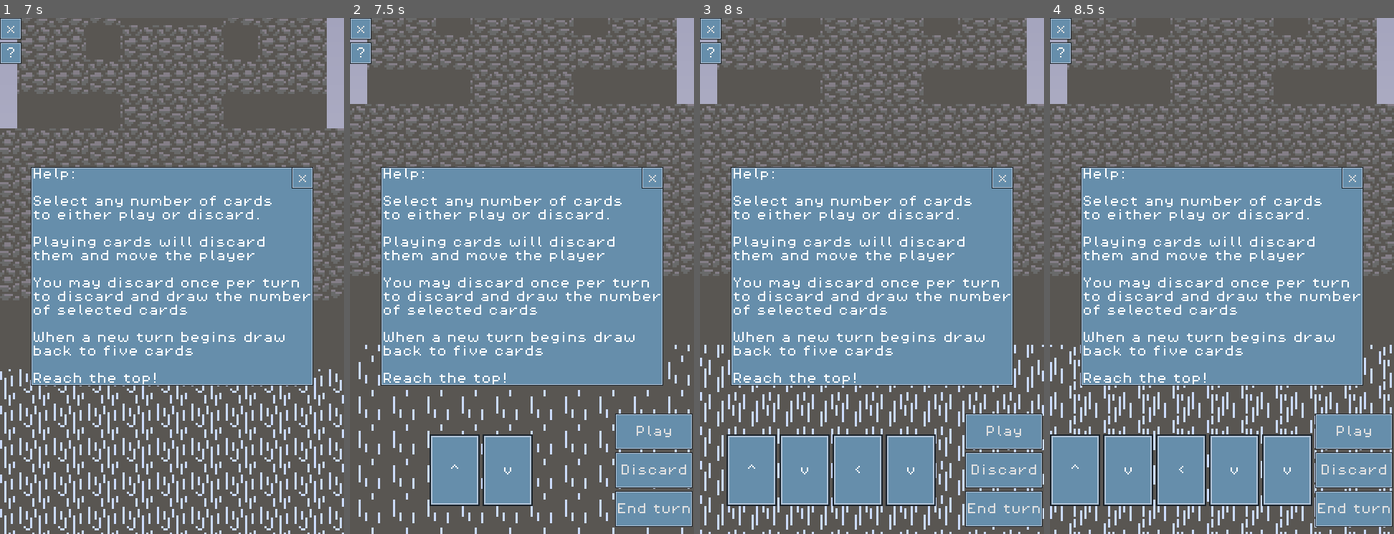
Above: before the commit, frames 1-4 (left to right).
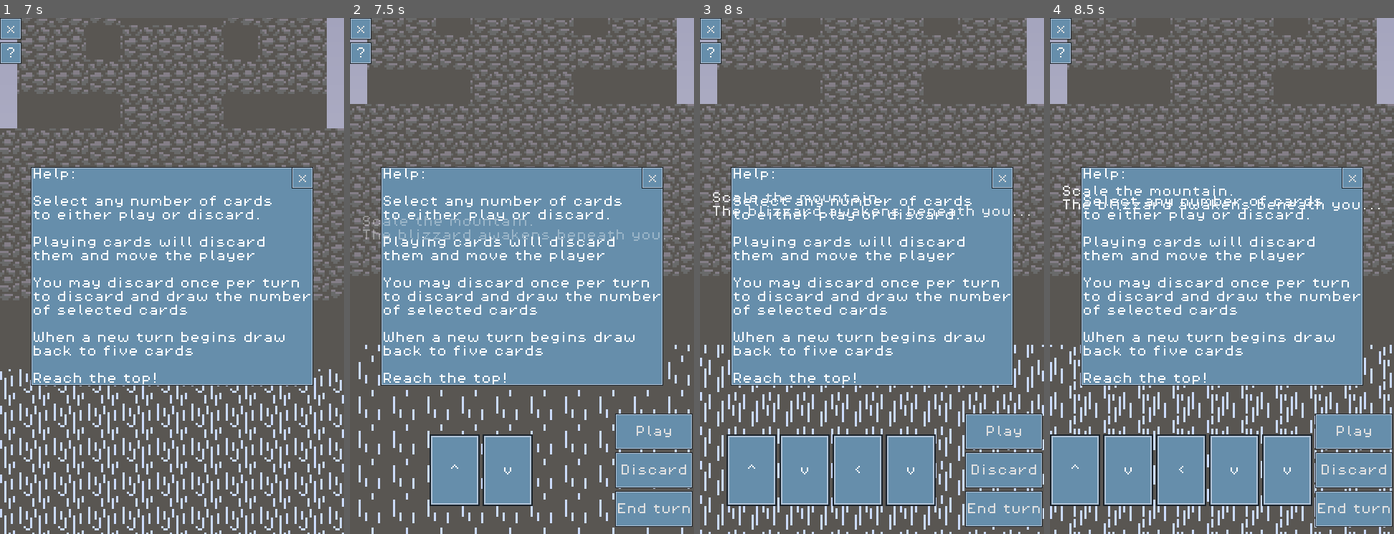
Above: after the commit, the same moments.

Repository: cbouwense/Scale-the-Summit
Game: Godot game, scene res://scenes/main_menu.tscn
Two runs of this game, one before a commit and one after it. Both use one fixed random seed, a clock stepped at 60 frames per second and the inputs below.
Inputs:
- Up to frame 1 (7 s): click "PLAY" at 0.5 s; click "?" at 1.25 s; click "?" at 2 s; click "?" at 2.75 s
- Up to frame 2 (7.5 s): click "Discard" at 7.25 s
- Up to frame 3 (8 s): no input
- Up to frame 4 (8.5 s): click "End turn" at 8 s

Frame 1 is identical in both runs. In frame 2, 0.6% of the frame differs, in the area x 3-96%, y 38-44%; in frame 3, 0.6%; in frame 4, 0.6%.

Commit message:
added more hands and notifications

Diff:
--- a/globals.gd
+++ b/globals.gd
@@ -18,5 +18,5 @@
 static var selected_cards = []
 @export var _selected_cards = selected_cards
 
-static var level = 1
+static var level = 0
 @export var _level = level
--- a/scenes/game.tscn
+++ b/scenes/game.tscn
@@ -234,6 +234,7 @@
 lava_layer_path = NodePath("../Layer0/LavaLayer")
 avalanche_path = NodePath("../Avalanche")
 wind_path = NodePath("../Wind")
+selected_card_count = null
 
 [node name="MarginContainer" type="MarginContainer" parent="CardManager"]
 anchors_preset = 15
--- a/scripts/card_manager.gd
+++ b/scripts/card_manager.gd
@@ -100,7 +100,9 @@
 
 func check_for_hand(hand):
 	# draw 1 for pair
-	# draw 2 for three of a kind
+	# draw 2 for two pair
+	# draw 3 for three of a kind
+	# draw 4 for four of a kind
 	# draw 5 for full house
 	var counts = {}
 
@@ -112,10 +114,10 @@
 		else:
 			counts[action] = 1
 
+	var has_four_of_a_kind = false
 	var has_three_of_a_kind = false
 	var has_pair = false
 	var pairs = 0
-
 
 	# Check for three of a kind and pair
 	for key in counts:
@@ -131,9 +133,21 @@
 		display_notification("FULL HOUSE!\n+5 Draw")
 		draws = 5
 		await get_tree().create_timer(0.2).timeout
+	elif has_four_of_a_kind:
+		display_notification("FOUR OF A KIND!\n+4 Draw")
+		draws = 4
+		await get_tree().create_timer(0.2).timeout
 	elif has_three_of_a_kind:
-		display_notification("THREE OF A KIND!\n+2 Draw")
+		display_notification("THREE OF A KIND!\n+3 Draw")
+		draws = 3
+		await get_tree().create_timer(0.2).timeout
+	elif pairs == 2:
+		display_notification("TWO PAIR!\n+2 Draw")
 		draws = 2
+		await get_tree().create_timer(0.2).timeout
+	elif pairs == 1:
+		display_notification("ONE PAIR!\n+1 Draw")
+		draws = 1
 		await get_tree().create_timer(0.2).timeout
 	else:
 		for i in range(1 * pairs):
@@ -167,11 +181,11 @@
 		# Move from hand to the Discard
 		card.is_selected = false
 		card.order_in_selection = 0
+		card.set_disabled(false)
 		card.reparent(discard)
 		draw_card()
 
-		# Sleep
-		await get_tree().create_timer(.2).timeout
+		await get_tree().create_timer(.2).timeout # Sleep
 
 func end_turn() -> void:
 	# Disable the action buttons while things are happening
@@ -218,8 +232,8 @@
 	wind.position.y = player.position.y - (16 * y_diff) - 8
 	await get_tree().create_timer(1).timeout # Sleep
 
-	# Move the lava up one tile
-	lava_layer.position.y -= 16
+	# Move the lava up (1 tile on level 1, 2 on level 2, etc)
+	lava_layer.position.y -= (16 * g.level)
 	await get_tree().create_timer(.5).timeout # Sleep
 
 	draw_full_hand()
@@ -250,13 +264,15 @@
 	shuffle_cards()
 	draw_full_hand()
 
+
 func add_new_card_to_deck(action: g.CardAction):
 	var new_card: Card = card_scene.instantiate()
 	new_card.action = action
 	new_card.initialize(player, discard, self)
 	deck.add_child(new_card)
 
-func display_notification(text):
+func display_notification(text: String, display_seconds: int = 2):
 	var new_notification = notification_scene.instantiate()
 	new_notification.notification = text
+	new_notification.display_seconds = display_seconds
 	add_child(new_notification)
--- a/scripts/notification.gd
+++ b/scripts/notification.gd
@@ -1,6 +1,8 @@
 extends Label
 
 var notification = "NO NOTIFICATION"
+
+var display_seconds = 2
 
 # Called when the node enters the scene tree for the first time.
 func _ready():
@@ -12,7 +14,7 @@
 	tween.tween_property(self, "modulate:a", 1, 1)
 	tween.tween_property(self, "position:y", position.y - 100, .5)
 	tween.set_parallel(false)
-	tween.tween_property(self, "modulate:a", 0, 2)
+	tween.tween_property(self, "modulate:a", 0, display_seconds)
 	tween.set_parallel(true)
 	tween.tween_property(self, "position:y", position.y - 150, 2)
 	await tween.finished
--- a/scripts/player.gd
+++ b/scripts/player.gd
@@ -5,21 +5,31 @@
 @onready var ray_cast_2d_left: RayCast2D = $Area2D/CollisionShape2D/RayCast2DLeft
 @onready var ray_cast_2d_right: RayCast2D = $Area2D/CollisionShape2D/RayCast2DRight
 
-
 func _ready():
 	position = g.player_starting_position
 
 func _process(delta):
-	if position.y > -80:
-		g.level = 1
-	elif position.y > -240:
-		g.level = 2
-	elif position.y > -416:
-		g.level = 3
-	elif position.y > 576:
-		g.level = 4
-	else:
-		print("win")
+	if not $"..".is_intro_running:
+		var new_level: int
+		var text: String
+		if position.y > -80:
+			new_level = 1
+			text = "Scale the mountain.\nThe blizzard awakens beneath you..."
+		elif position.y > -240:
+			new_level = 2
+			text = "Reached level 2!\nThe blizzard now doubles its pace..."
+		elif position.y > -416:
+			new_level = 3
+			text = "Reached level 3!\nThe blizzard has tripled its pace..."
+		elif position.y > 576:
+			new_level = 4
+			text = "Reached level 4!\nThe blizzard cometh..."
+		else:
+			print("win")
+
+		if g.level < new_level:
+			await $"../CardManager".display_notification(text, 5)
+		g.level = new_level
 
 func do_something(action: g.CardAction):
 	match action:
@@ -36,8 +46,6 @@
 			if !ray_cast_2d_right.is_colliding():
 				position.x += 16
 
-
-
 	# Did we reach the top?
 	if position.y <= -592:
 		print("win")
Not shown: 1 places in scenes/notification.tscn that only renumber resources
